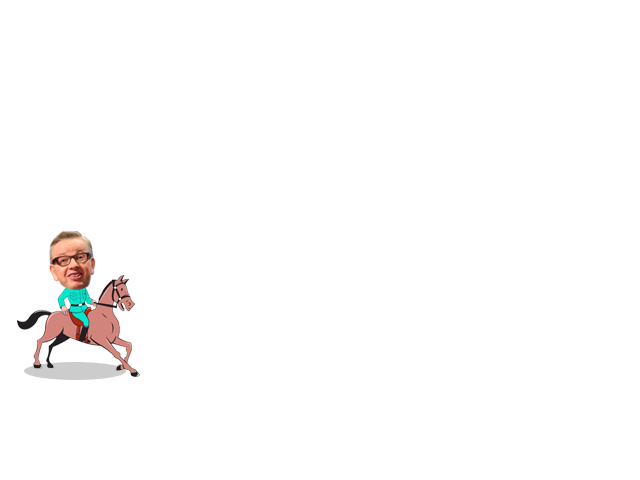
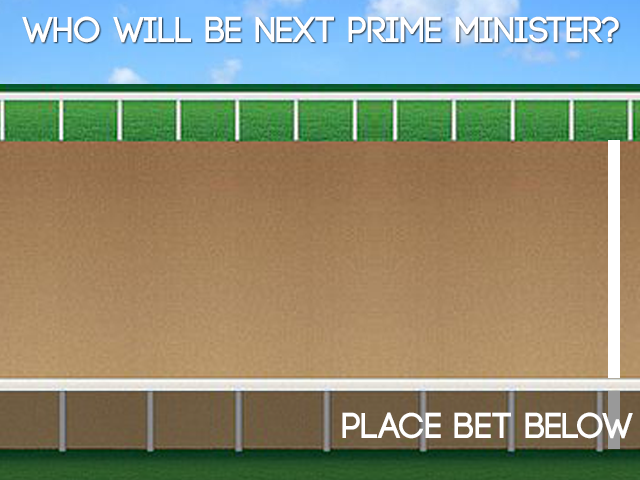
Layers edited between the first and the second 640 × 480 image:
added layer "PLACE BET BELOW" above "Layer 3" over [342, 412, 633, 439]
showed "Rectangle 3" over [0, 391, 640, 480]
showed "WHO WILL BE NEXT PRIME MINISTER?" over [22, 16, 619, 43]
showed "finish line" over [608, 378, 620, 449]
hid group "players" (12 layers) over [10, 60, 140, 380]
moved "gove" (2nd of 2, in "players" › "gove") into group "gove" over [49, 231, 95, 290]
moved "gove horse" into group "gove" over [17, 265, 140, 377]
moved "Ellipse 1" into group "gove" over [24, 362, 126, 380]
showed "Layer 1 copy" over [375, 84, 640, 480]
showed "Layer 1" over [0, 84, 375, 480]
showed "Layer 2" over [0, 0, 640, 404]
showed "Rectangle 1" over [0, 383, 640, 480]
showed "Rectangle 2" over [0, 105, 640, 383]
showed "Rectangle 1 copy" over [0, 0, 640, 127]
showed "Background" over [0, 0, 640, 480]
